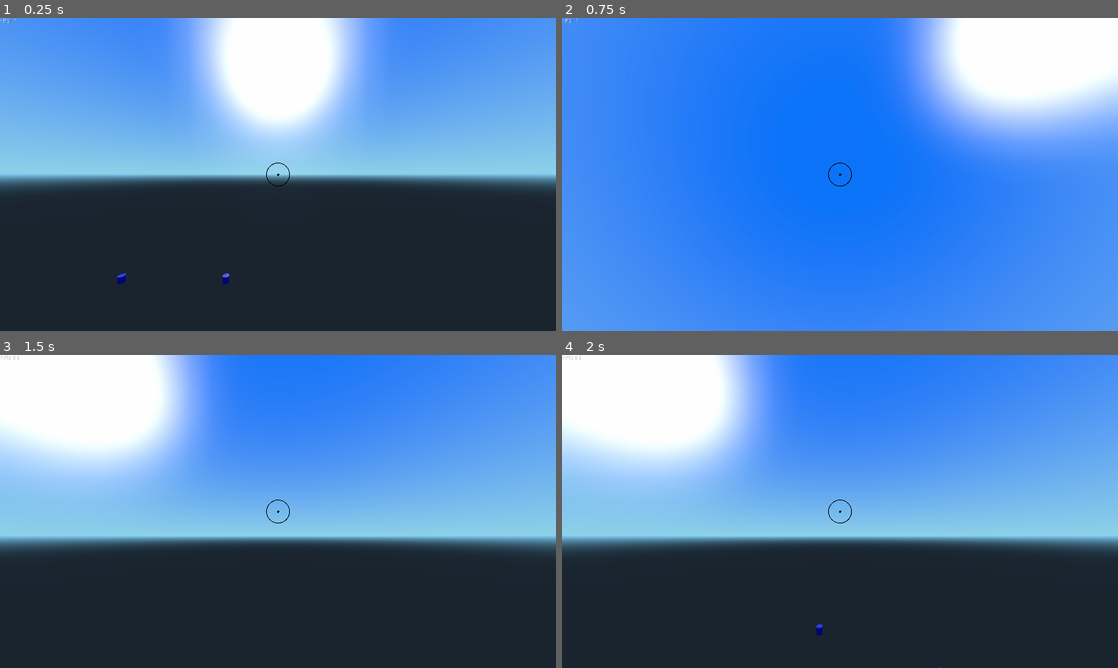
Above: before the commit, frames 1-4 (two rows, left to right).
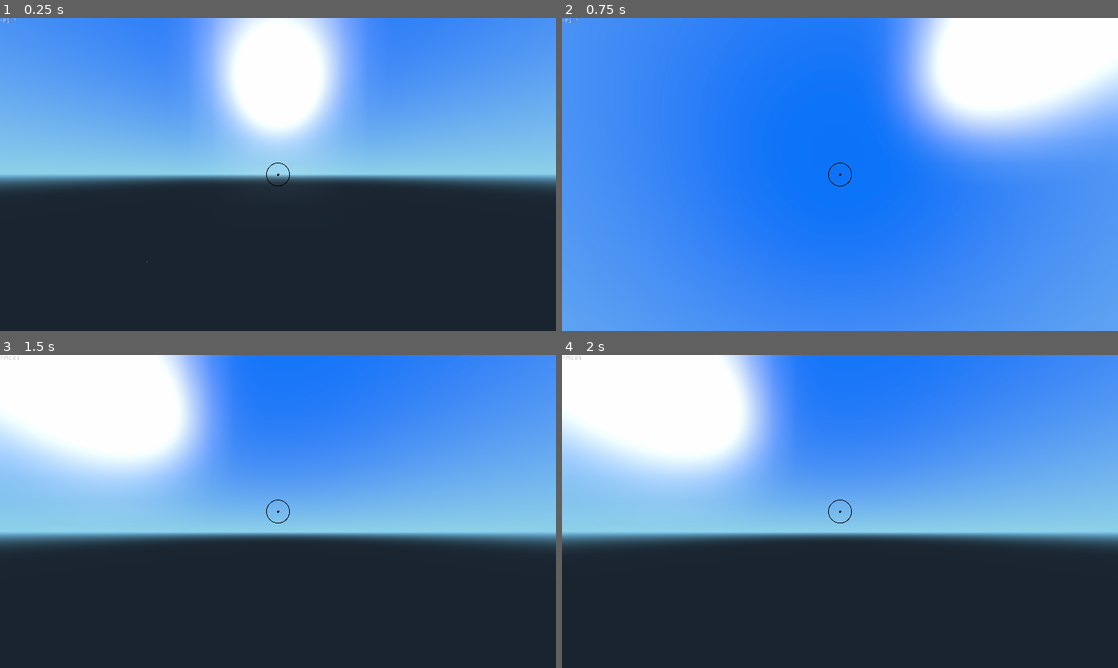
Above: after the commit, the same moments.

Repository: ThomBogers/blocks
Game: Godot game, scene res://scenes/Main/Main.tscn
Two runs of this game, one before a commit and one after it. Both use one fixed random seed, a clock stepped at 60 frames per second and the inputs below.
Inputs (mouse positions are in pixels of both pictures, inside the frame that each line leads up to):
- Up to frame 1 (0.25 s): no input
- Up to frame 2 (0.75 s): tap Enter at 0.5 s; move the mouse to (962, 158) at 0.52 s; press the mouse at (962, 158) at 0.53 s; hold D (game_right) from 0.53 s (still down)
- Up to frame 3 (1.5 s): tap Space (game_up) at 1.25 s; move the mouse to (166, 527) at 1.27 s; release D (game_right) at 1.28 s; release the mouse at (166, 527) at 1.28 s; hold S (game_back) from 1.28 s (still down); right-click (166, 527) at 1.35 s
- Up to frame 4 (2 s): keep holding S (game_back)

The runs differ from the first frame. In frame 1, 4.4% of the frame differs, in the area x 21-69%, y 0-86%; in frame 2, 6.7%; in frame 3, 8.8%; in frame 4, 8.8%, in the area x 0-100%, y 0-100%.

Commit message:
Change scale to fix gravity/jump accelation

Diff:
--- a/materials/world_spatialmaterial.tres
+++ b/materials/world_spatialmaterial.tres
@@ -1,53 +1,6 @@
 [gd_resource type="SpatialMaterial" format=2]
 
 [resource]
-
-render_priority = 0
-flags_transparent = false
-flags_unshaded = false
-flags_vertex_lighting = false
-flags_no_depth_test = false
-flags_use_point_size = false
-flags_world_triplanar = false
-flags_fixed_size = false
-flags_albedo_tex_force_srgb = false
-vertex_color_use_as_albedo = false
-vertex_color_is_srgb = false
-params_diffuse_mode = 0
-params_specular_mode = 0
-params_blend_mode = 0
 params_cull_mode = 2
-params_depth_draw_mode = 0
-params_line_width = 1.0
-params_point_size = 1.0
-params_billboard_mode = 0
-params_grow = false
-params_use_alpha_scissor = false
 albedo_color = Color( 0.113725, 0.0705882, 0.611765, 1 )
-metallic = 0.0
-metallic_specular = 0.5
-metallic_texture_channel = 0
 roughness = 0.0
-roughness_texture_channel = 0
-emission_enabled = false
-normal_enabled = false
-rim_enabled = false
-clearcoat_enabled = false
-anisotropy_enabled = false
-ao_enabled = false
-depth_enabled = false
-subsurf_scatter_enabled = false
-transmission_enabled = false
-refraction_enabled = false
-detail_enabled = false
-uv1_scale = Vector3( 1, 1, 1 )
-uv1_offset = Vector3( 0, 0, 0 )
-uv1_triplanar = false
-uv1_triplanar_sharpness = 1.0
-uv2_scale = Vector3( 1, 1, 1 )
-uv2_offset = Vector3( 0, 0, 0 )
-uv2_triplanar = false
-uv2_triplanar_sharpness = 1.0
-proximity_fade_enable = false
-distance_fade_enable = false
-_sections_unfolded = [ "Parameters", "Subsurf Scatter", "Transmission" ]
--- a/scenes/Player/Camera.gd
+++ b/scenes/Player/Camera.gd
@@ -14,6 +14,8 @@
 func _ready():
 	get_tree().get_root().connect("size_changed", self, "set_viewport_size")
 	set_viewport_size()
+
+	camera.fov = 100
 
 	pass
 
--- a/scenes/Player/Player.gd
+++ b/scenes/Player/Player.gd
@@ -1,10 +1,9 @@
 extends Spatial
 
-
-const GRAVITY    = -9.8/2
-const SPEED_JUMP = 1
-const SPEED_WALK = 15
-const SPEED_AIR  = 15
+const GRAVITY    = -9.81
+const SPEED_JUMP = 2.45
+const SPEED_WALK = 60
+const SPEED_AIR  = 60
 
 const FLYING  = 0
 const WALKING = 1
--- a/scenes/Player/Player.tscn
+++ b/scenes/Player/Player.tscn
@@ -8,6 +8,7 @@
 
 [sub_resource type="CapsuleShape" id=1]
 radius = 0.4
+height = 16.0
 
 [sub_resource type="CapsuleMesh" id=2]
 radius = 0.7
@@ -38,7 +39,7 @@
 
 [node name="Camera" type="InterpolatedCamera" parent="."]
 fov = 90.0
-far = 300.0
+far = 4800.0
 target = NodePath("..")
 script = ExtResource( 4 )
 
--- a/scenes/World/Chunk.gd
+++ b/scenes/World/Chunk.gd
@@ -12,7 +12,7 @@
 
 var EQUIPMENT = load("res://scenes/Player/Equipment.gd")
 
-const cubesize  = 1
+const cubesize  = 16
 const chunksize = Vector3(32, 64, 32)
 var chunkoffset = Vector3(0,0,0)
 var chunkId = 0
